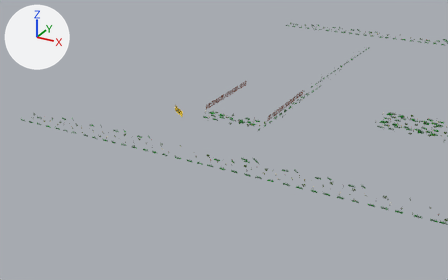
The OBJ model models/grass/grass.obj as it was, and as the next commit left it.
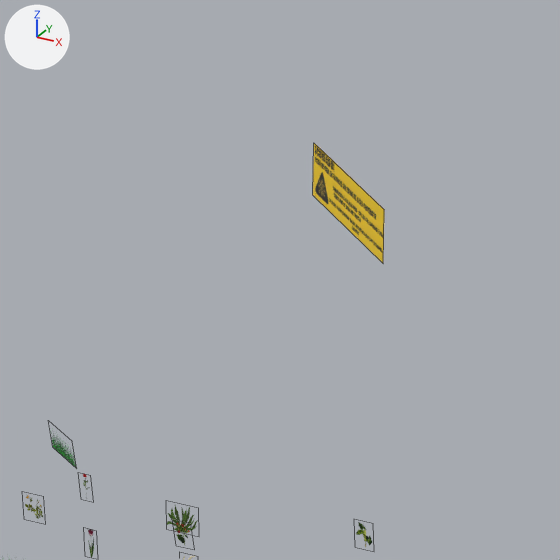
There are two pictures of each version: one from a camera (50 mm lens) standing at (134.9, -155.5, 77.8) and looking at (42.8, 11.9, -5.9), one close up on the part from 32% to 45% of the width and 32% to 53% of the height. The lights are fixed; the arrows at upper left show +X, +Y and +Z. The close-ups show mesh edges as thin lines. Where no turn or scale is listed for an object, it has been applied to the vertices.

Objects in the first close-up: 'CARTEL'.
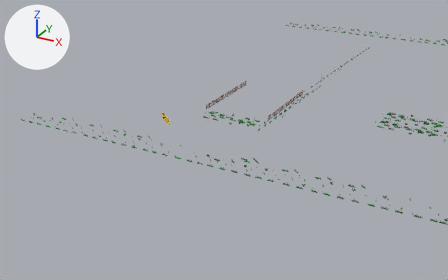
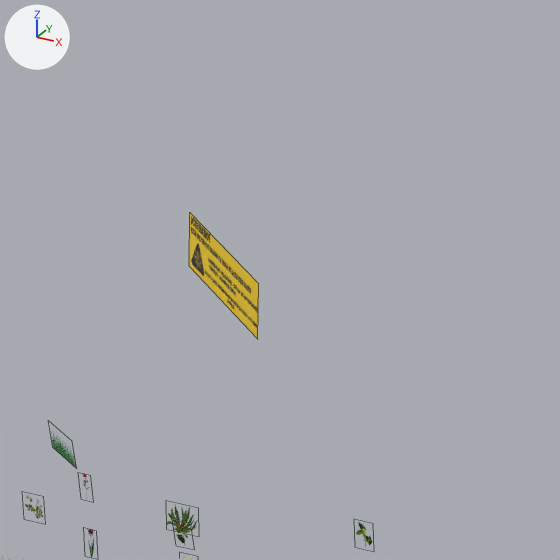
Location of each change, [x1, y1, x2, y2] in pixels of the close-ups (560 x 560 px):
'CARTEL', mesh moved: before [313, 143, 384, 263]; after [189, 213, 259, 339]

What changed in the scene script:
```text
Change me_cartel:
    where me_cartel.from_pydata(...)  # 4 vertices, 1 face; spans x 23.13..29.0, y 8.23..12.76, z 0.84..2.85
    used by ob_cartel; location = (0.0, 0.0, 0.0)
    me_cartel part 1: the whole mesh is moved by (0.0, -7.93, 0.0)
```
